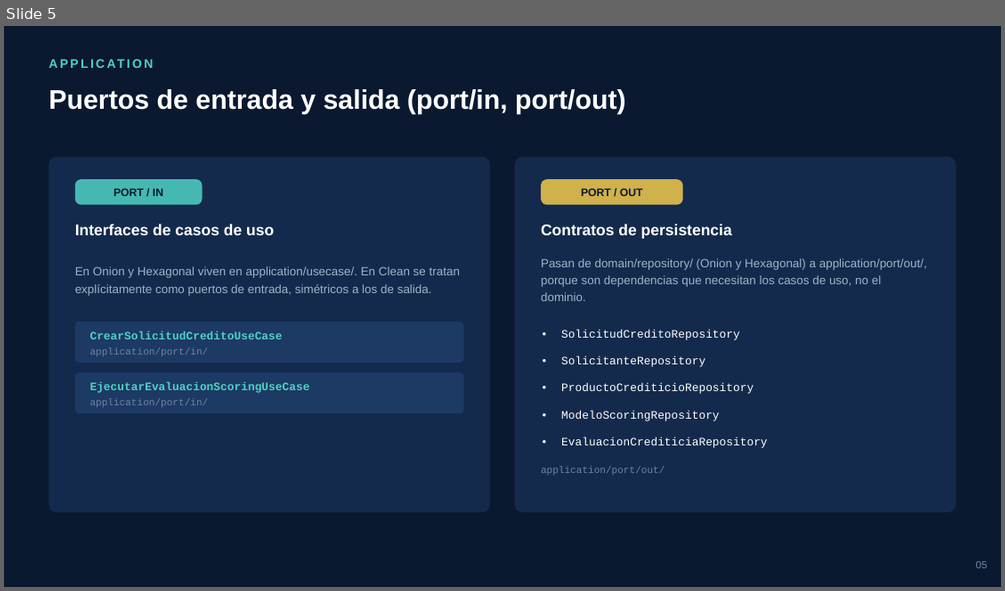
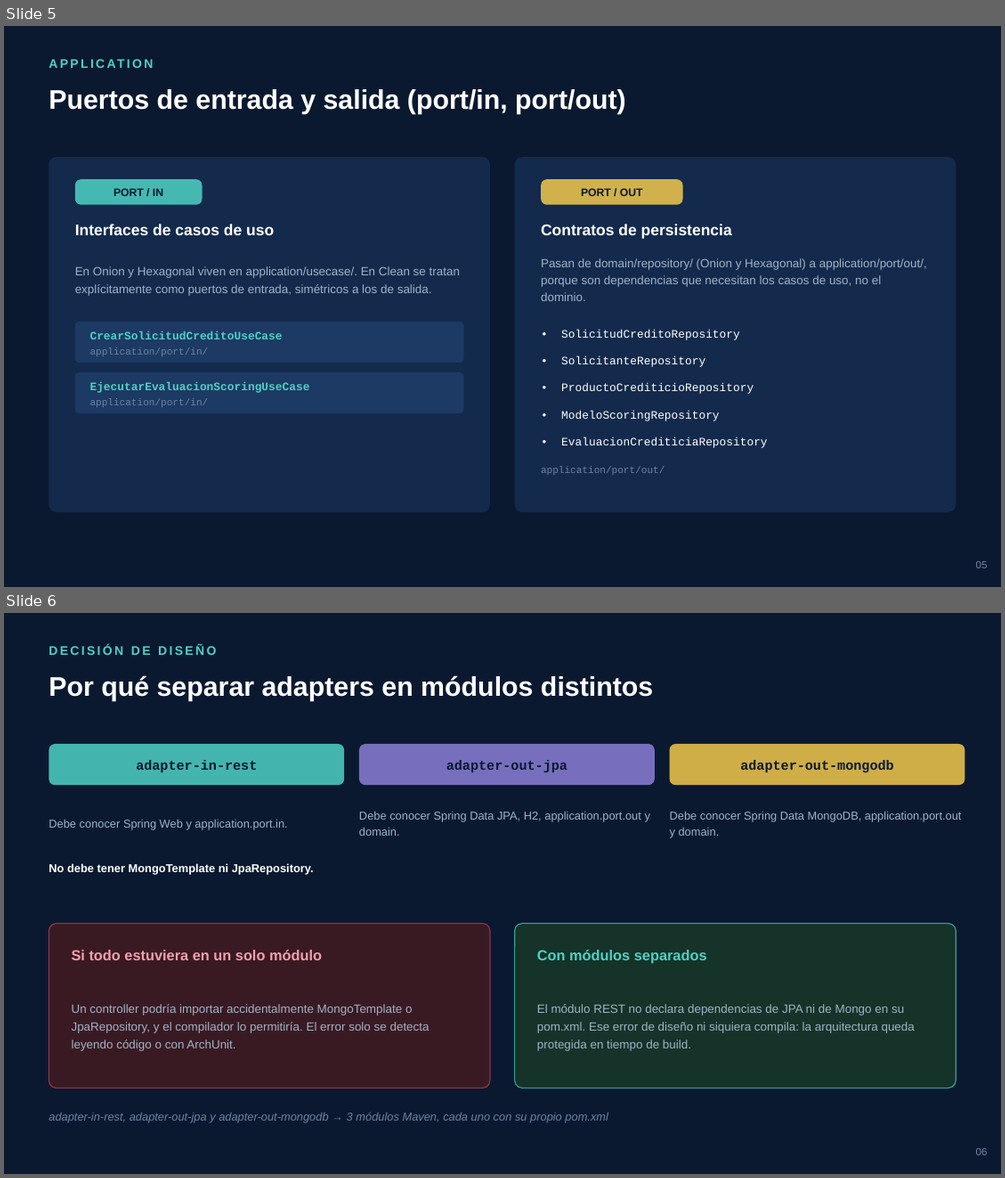
Before and after one commit to JoseJulca/CleanArquitecture, a slide deck: Motor_Scoring_Clean_Architecture.pptx. Shown one above the other, each under a label of ours: slide 5 before the commit, slides 5 and 6 after it. The pictures are 1005x591 and 1005x1178 pixels, drawn with LibreOffice and Linux fonts; fonts in the diff are those of the drawing. Boxes give left, top, right and bottom in pixels: in the first picture for what was removed or moved away, otherwise in the second. Text is boxed around its words. In the diff, an @@ line names an element or a change of style, - is before the commit and + after.

```diff
--- a/Motor_Scoring_Clean_Architecture.pptx
+++ b/Motor_Scoring_Clean_Architecture.pptx
@@ slide 6 added at (4, 613, 1001, 1174), background #0A1930 @@
@@ text added at (48, 645, 216, 655), 12 pt, text #4FD1C5, bold @@
+DECISIÓN DE DISEÑO
@@ text added at (48, 675, 653, 701), 26 pt, text #FFFFFF, bold @@
+Por qué separar adapters en módulos distintos
@@ rounded rectangle added at (48, 744, 344, 785), fill #4FD1C5 at 85% opacity @@
@@ rounded rectangle added at (359, 744, 655, 785), fill #8B7FD6 at 85% opacity @@
@@ rounded rectangle added at (670, 744, 965, 785), fill #F2C94C at 85% opacity @@
@@ text added at (136, 760, 257, 772), 13 pt, text #0A1930, bold @@
+adapter-in-rest
@@ text added at (446, 760, 567, 772), 13 pt, text #0A1930, bold @@
+adapter-out-jpa
@@ text added at (740, 760, 893, 772), 13 pt, text #0A1930, bold @@
+adapter-out-mongodb
@@ text added at (48, 819, 287, 830), 11 pt, text #9FB3C8 @@
+Debe conocer Spring Web y application.port.in.
@@ text added at (359, 811, 650, 835), 11 pt, text #9FB3C8 @@
+Debe conocer Spring Data JPA, H2, application.port.out y domain.
@@ text added at (670, 811, 962, 838), 11 pt, text #9FB3C8 @@
+Debe conocer Spring Data MongoDB, application.port.out y domain.
@@ text added at (48, 863, 314, 875), 11 pt, text #FFFFFF, bold @@
+No debe tener MongoTemplate ni JpaRepository.
@@ rounded rectangle added at (48, 924, 490, 1088), fill #3A1A22, outline #C0435A 1 pt @@
@@ rounded rectangle added at (515, 924, 956, 1088), fill #153328, outline #4FD1C5 1 pt @@
@@ text added at (72, 949, 322, 960), 14 pt, text #F2A0AF, bold @@
+Si todo estuviera en un solo módulo
@@ text added at (537, 949, 707, 964), 14 pt, text #4FD1C5, bold @@
+Con módulos separados
@@ text added at (72, 1004, 429, 1051), 11.5 pt, text #9FB3C8 @@
+Un controller podría importar accidentalmente MongoTemplate o JpaRepository, y el compilador lo permitiría. El error solo se detecta leyendo código o con ArchUnit.
@@ text added at (537, 1004, 914, 1051), 11.5 pt, text #9FB3C8 @@
+El módulo REST no declara dependencias de JPA ni de Mongo en su pom.xml. Ese error de diseño ni siquiera compila: la arquitectura queda protegida en tiempo de build.
@@ text added at (48, 1111, 608, 1122), 11 pt, text #6B84A3, italic @@
+adapter-in-rest, adapter-out-jpa y adapter-out-mongodb → 3 módulos Maven, cada uno con su propio pom.xml
@@ text added at (976, 1148, 987, 1155), 10 pt, text #6B84A3 @@
+06
```
Also in this commit, not shown: 7 slides changed, 1 other slide added, 1 slide removed.
